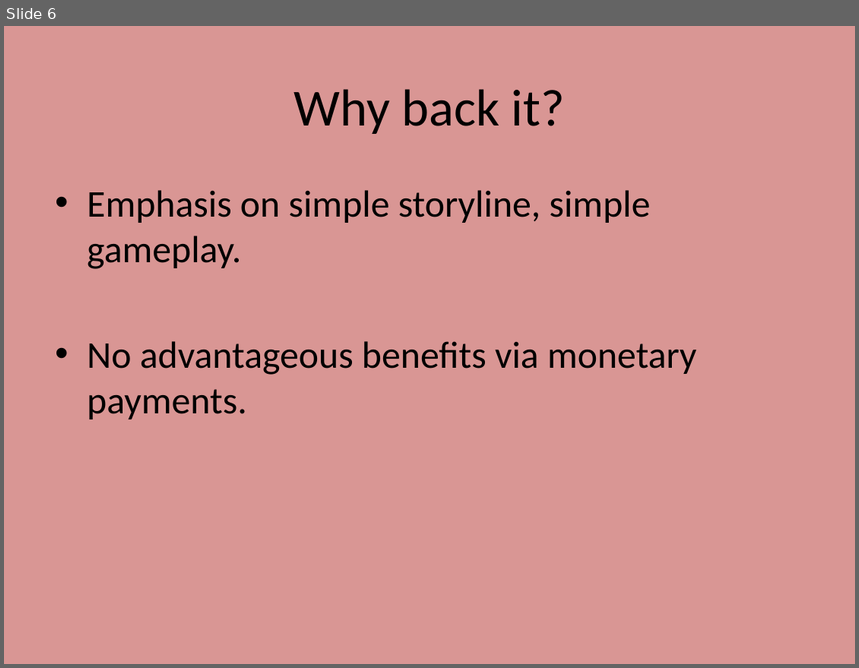
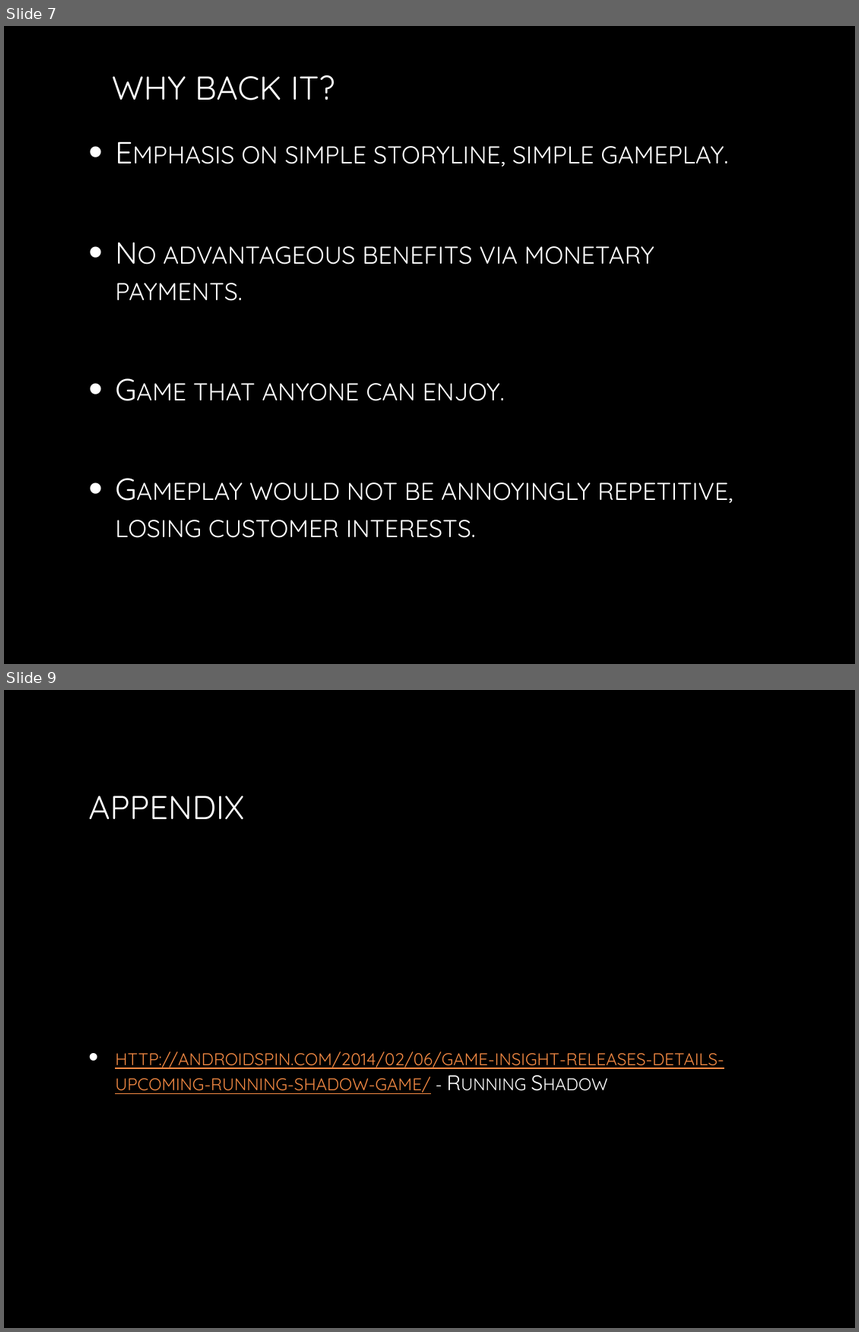
Before and after one commit to kt-chin/Games-and-Interactive-Entertainment-Business-and-Practice, a slide deck: Crystal Maze Disaster.pptx. Shown one above the other, each under a label of ours: slide 6 before the commit, slides 7 and 9 after it; the slides between them are not shown. The pictures are 859x668 and 859x1332 pixels, drawn with LibreOffice and Linux fonts; fonts in the diff are those of the drawing; background and template pictures are left out. Boxes give left, top, right and bottom in pixels: in the first picture for what was removed or moved away, otherwise in the second. Text is boxed around its words. In the diff, an @@ line names an element or a change of style, - is before the commit and + after.

```diff
--- a/Crystal Maze Disaster.pptx
+++ b/Crystal Maze Disaster.pptx
@@ slide 9 added at [4,690,855,1328], background picture (left out) @@
@@ title added at [88,796,244,819], 28 pt, text gradient #FFFFFF to #BFBFBF @@
+APPENDIX
@@ text added at [115,1052,724,1094], 18 pt, text #F28943, underline, small capitals @@
+• http://androidspin.com/2014/02/06/game-insight-releases-details-upcoming-running-shadow-game/ - Running Shadow
@@ what was slide 6 is now slide 7 @@
@@ slide 7 changed as well @@
@@ background #D99694 to picture (left out) @@
@@ title at [112,75,335,100]: text changed; size 44 to 28 pt; font Calibri to Quicksand; text colour #000000 to gradient #FFFFFF to #BFBFBF @@
-Why back it?
+WHY BACK IT?
@@ text "Emphasis on simple storyline, simple ...": place and size @@
-text "Emphasis on simple storyline, simple ..." at [87,190,697,420]
+text "Emphasis on simple storyline, simple ..." at [115,146,733,538]
@@ text "Emphasis on simple storyline, simple ..." at [115,146,733,538]: vertical alignment top to middle @@
@@ text at [115,146,729,301]: size 32 to 25.9 pt, font Calibri to Quicksand, text colour #000000 to gradient #FFFFFF to #BFBFBF, small capitals on in "Emphasis on simple storyline, simple gameplay.", "No advantageous benefits via monetary payments."; indent changed; more space between paragraphs @@
@@ text at [115,383,733,538]: paragraphs added @@
+• Game that anyone can enjoy.
+• Gameplay would not be annoyingly repetitive, losing customer interests.
```
Also in this commit, not shown: 4 other slides changed, 3 other slides added, 1 slide removed.
